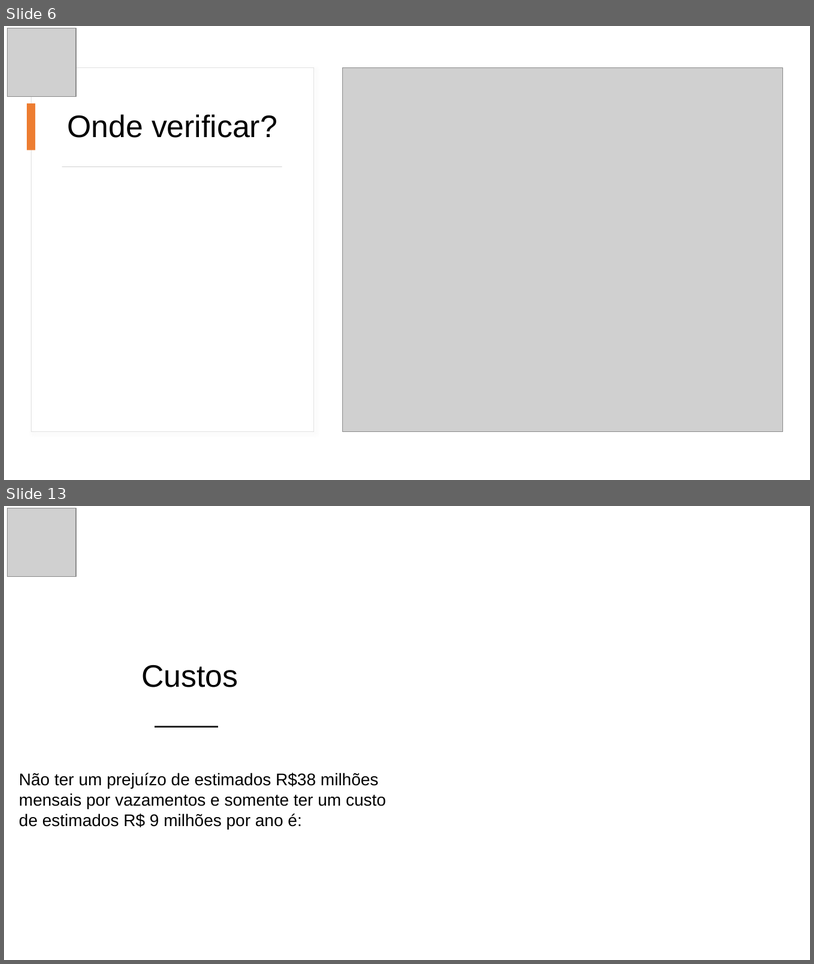
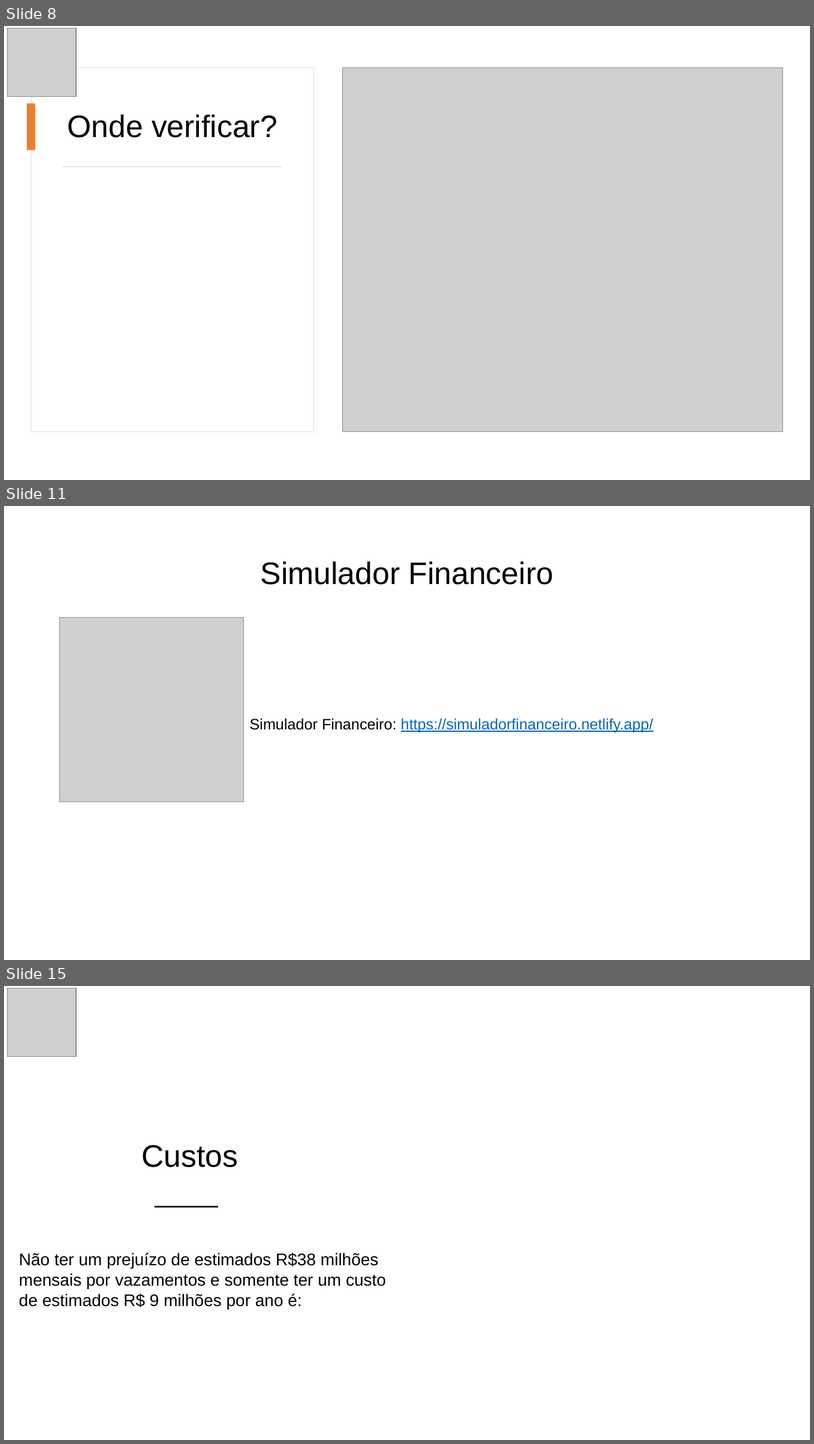
Before and after one commit to franklin-silva41/PROJETO-SENSOR-DE-UMIDADE, a slide deck: SUSTABIL - Apresentação real.pptx. Shown one above the other, each under a label of ours: slides 6 and 13 before the commit, slides 8, 11 and 15 after it; the slides between them are not shown. The pictures are 814x964 and 814x1444 pixels, drawn with LibreOffice and Linux fonts; fonts in the diff are those of the drawing; grey boxes stand for pictures; background and template pictures are left out. Boxes give left, top, right and bottom in pixels: in the first picture for what was removed or moved away, otherwise in the second. Text is boxed around its words. In the diff, an @@ line names an element or a change of style, - is before the commit and + after.

```diff
--- a/SUSTABIL - Apresentação real.pptx
+++ b/SUSTABIL - Apresentação real.pptx
@@ slide 11 added at bbox=[4, 506, 810, 960], background #FFFFFF @@
@@ title added at bbox=[261, 561, 554, 585], 37 pt, text #000000 @@
+Simulador Financeiro
@@ picture added at bbox=[60, 618, 244, 802] @@
@@ text added at bbox=[250, 718, 654, 732], 18 pt, text #0563C1, underline @@
+Simulador Financeiro: https://simuladorfinanceiro.netlify.app/
@@ what was slide 6 is now slide 8 @@
@@ what was slide 13 is now slide 15 @@
```
Also in this commit, not shown: 4 slides changed, 4 other slides added, 2 slides removed, 2 other files.
